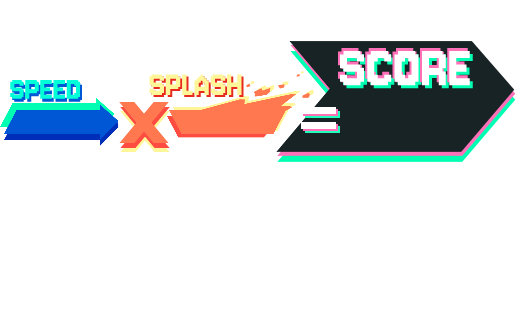
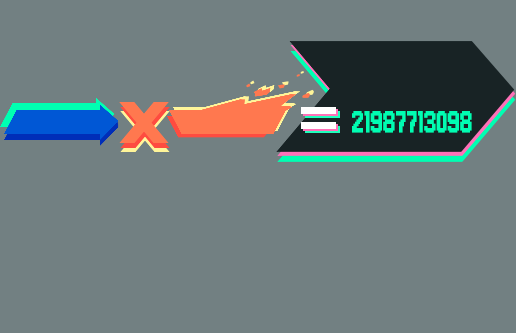
The second (516, 333) image is a revision of the first. Changes to its layers:
added layer "21987713098" above "score" over [left=352, top=111, right=472, bottom=133]
hid "score" over [left=338, top=48, right=473, bottom=89]
hid "splash" over [left=149, top=74, right=244, bottom=97]
hid "speed" over [left=10, top=80, right=82, bottom=102]
added layer "Calque 1" over [left=0, top=0, right=516, bottom=333]
